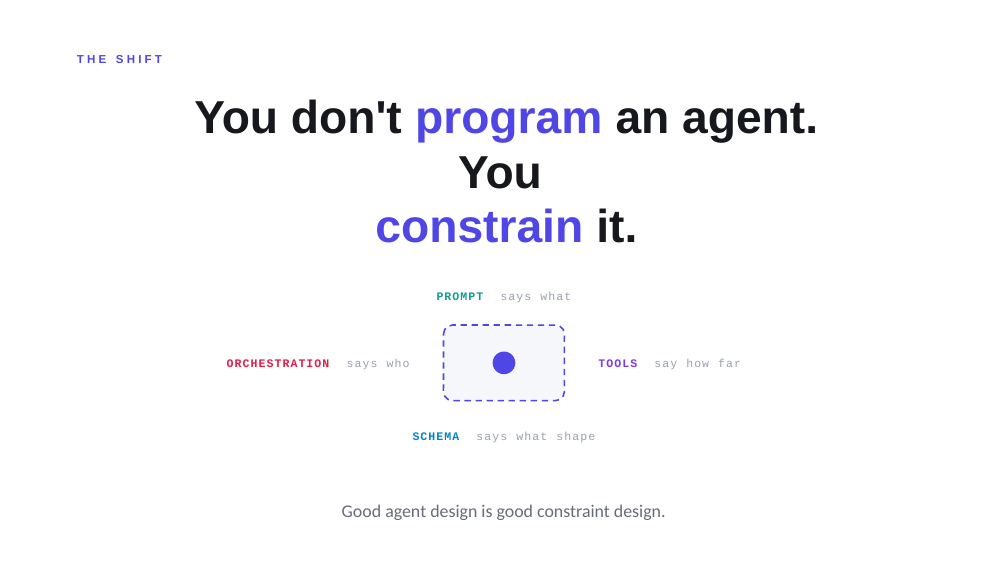
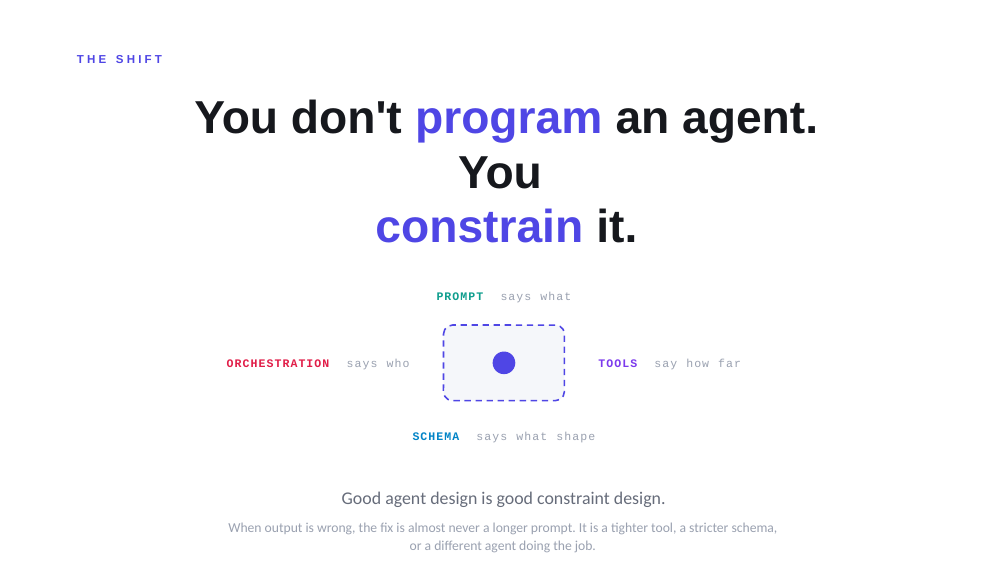
Before and after one commit to Nevvyboi/OnePromptManyWorkers, a slide deck: slide 17 of slides/One-Prompt-Many-Workers-Light.pptx. Drawn at 1008x567 pixels with LibreOffice and Linux fonts; fonts in the diff are those of the drawing. Boxes give left, top, right and bottom in pixels: in the first picture for what was removed or moved away, otherwise in the second. Text is boxed around its words. In the diff, an @@ line names an element or a change of style, - is before the commit and + after.

```diff
--- a/slides/One-Prompt-Many-Workers-Light.pptx
+++ b/slides/One-Prompt-Many-Workers-Light.pptx
@@ text "Good agent design is good ...": place and size @@
-text "Good agent design is good ..." at [342,504,666,520]
+text "Good agent design is good ..." at [342,491,666,507]
@@ text added at [228,522,778,552], 13 pt, text #9AA1B0 @@
+When output is wrong, the fix is almost never a longer prompt. It is a tighter tool, a stricter schema, or a different agent doing the job.
```
Also in this commit, not shown: 10 other slides changed, 6 slides added, 23 other files.
